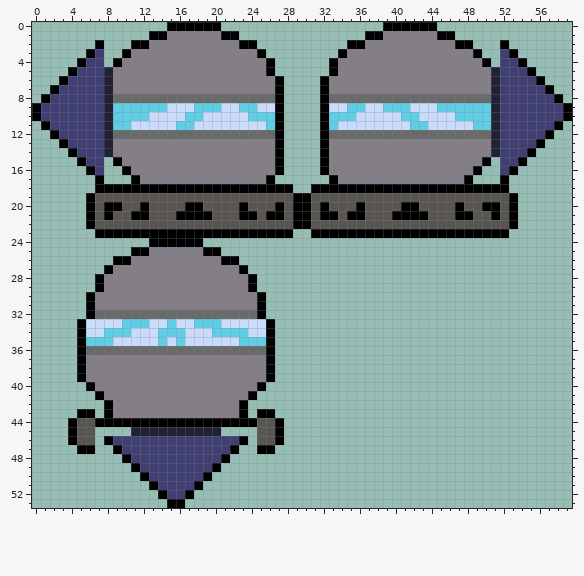
Two versions of one pixel-art sprite, assets/textures/drillunitset/drillunitset.png. This is how it looked before the edit.
The file is 60x54 pixels.
After:
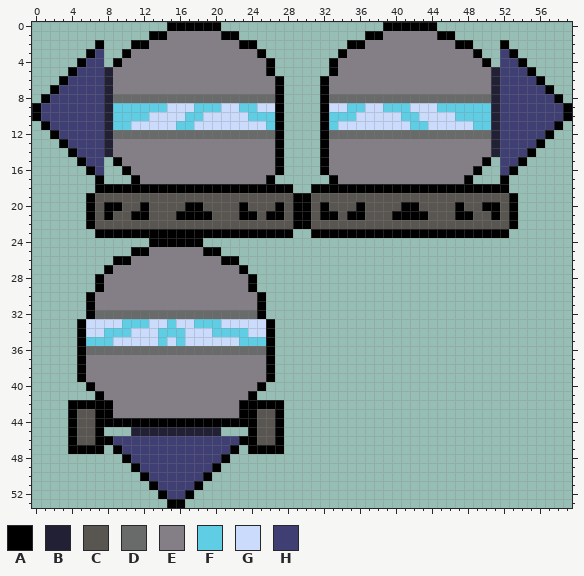
Palette (. is transparent): A #000000  B #222034  C #595652  D #696a6a  E #847e87  F #5fcde4  G #cbdbfc  H #3f3f74
The edit:
@@ x 2..29 @@
 41 .....AEEEEEEEEEEEEEEEEA.....
-42 ......AEEEEEEEEEEEEEEA......
-43 ...AA.AEEEEEEEEEEEEEEA.AA...
+42 ..AAAAAEEEEEEEEEEEEEEAAAAA..
+43 ..ACCAAEEEEEEEEEEEEEEAACCA..
 44 ..ACCAAAAAAAAAAAAAAAAAACCA..
-45 ..ACC....BBBBBBBBBB....CCA..
-46 ..ACC.AHHHHHHHHHHHHHHA.CCA..
-47 ...AA..AHHHHHHHHHHHHA..AA...
+45 ..ACCA...BBBBBBBBBB...ACCA..
+46 ..ACCAAHHHHHHHHHHHHHHAACCA..
+47 ..AAAA.AHHHHHHHHHHHHA.AAAA..
 48 ........AHHHHHHHHHHA........
